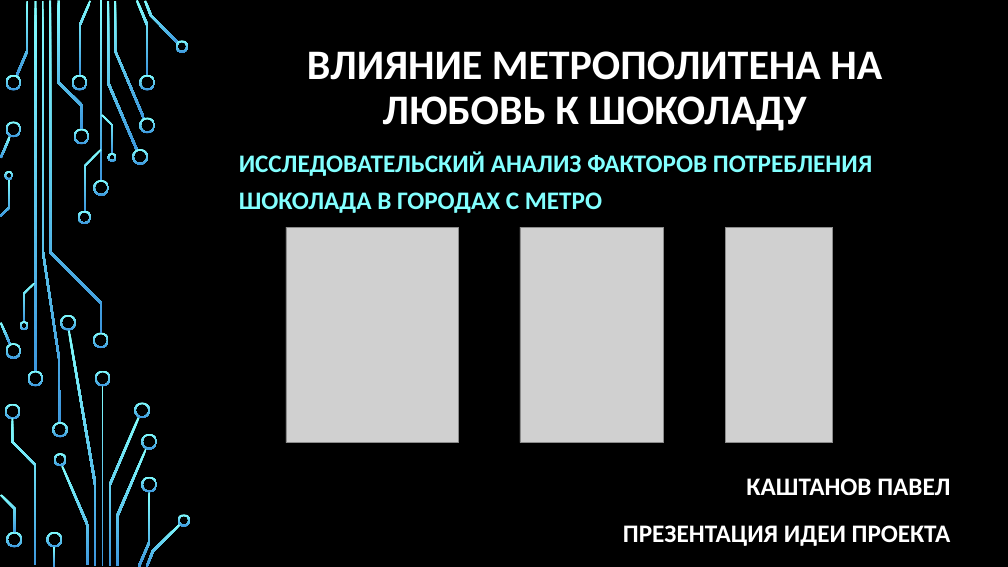
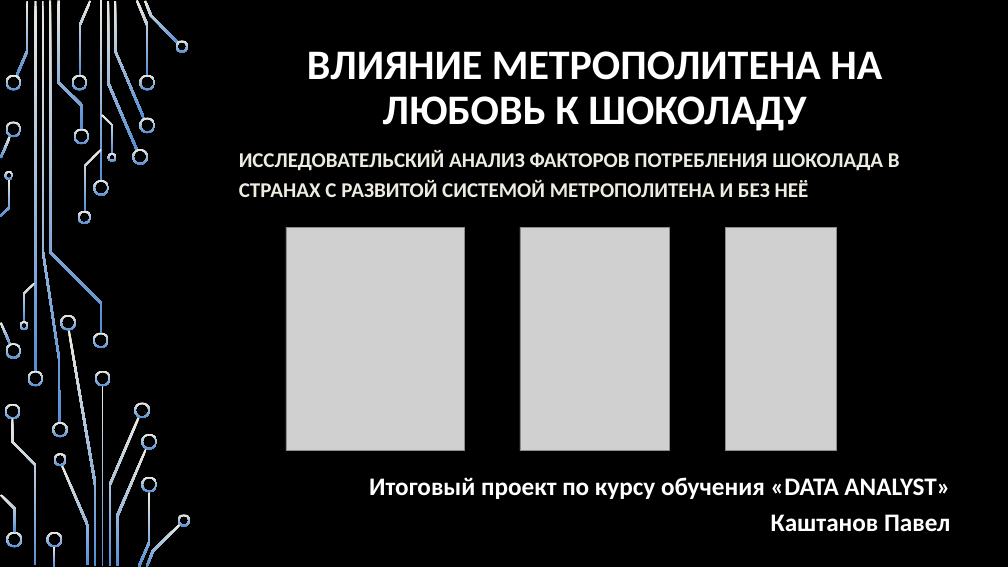
Before and after one commit to Paskored/Data-Analyst-Project_Kashtanov, a slide deck: slide 1 of Итоговая Презентация/Презентация 1.pptx. Drawn at 1008x567 pixels with LibreOffice and Linux fonts; fonts in the diff are those of the drawing; grey boxes stand for pictures; background and template pictures are left out. Boxes give left, top, right and bottom in pixels: in the first picture for what was removed or moved away, otherwise in the second. Text is boxed around its words. In the diff, an @@ line names an element or a change of style, - is before the commit and + after.

```diff
--- a/Итоговая Презентация/Презентация 1.pptx
+++ b/Итоговая Презентация/Презентация 1.pptx
@@ fill gradient #82FFFF to #3D97DE to gradient #EEECE1 to #558ED5 in 54 elements at [93, 180, 109, 196], [93, 333, 109, 349], [34, 1, 36, 371], [27, 371, 43, 386], [16, 1, 29, 76], [107, 2, 138, 150], [132, 149, 148, 165], [114, 1, 145, 119], [136, 0, 149, 76], [139, 117, 155, 133], [139, 75, 155, 91], [144, 1, 179, 44], [175, 40, 189, 52], [79, 1, 91, 76], [72, 75, 88, 91], [73, 129, 89, 144], [61, 465, 89, 566], [54, 453, 67, 466], [5, 75, 21, 91], [0, 322, 11, 344], [5, 343, 21, 359], [0, 136, 11, 159], [5, 122, 21, 138], [57, 1, 83, 129], [5, 404, 20, 420], [11, 418, 36, 565], [46, 532, 62, 547], [53, 547, 55, 567], [6, 532, 22, 547], [0, 495, 16, 533], [84, 149, 101, 212], [78, 211, 91, 225], [49, 1, 102, 333], [101, 114, 113, 154], [107, 153, 116, 162], [23, 283, 36, 322], [20, 321, 29, 330], [1, 179, 10, 216], [5, 171, 14, 180], [101, 386, 104, 566], [109, 417, 140, 566], [95, 371, 111, 386], [68, 330, 97, 566], [60, 315, 76, 330], [135, 402, 150, 418], [116, 448, 147, 566], [138, 492, 150, 567], [141, 434, 157, 450], [141, 476, 157, 492], [146, 523, 181, 567], [178, 514, 191, 526], [42, 1, 61, 423], [52, 422, 67, 437], [100, 1, 102, 181] @@
@@ subtitle at [239, 150, 900, 197]: text changed; size 24 to 20 pt; text colour #82FFFF to #EEECE1 @@
-ИССЛЕДОВАТЕЛЬСКИЙ АНАЛИЗ ФАКТОРОВ ПОТРЕБЛЕНИЯ ШОКОЛАДА В ГОРОДАХ С МЕТРО
+ИССЛЕДОВАТЕЛЬСКИЙ АНАЛИЗ ФАКТОРОВ ПОТРЕБЛЕНИЯ ШОКОЛАДА В СТРАНАХ С РАЗВИТОЙ СИСТЕМОЙ МЕТРОПОЛИТЕНА И БЕЗ НЕЁ
@@ picture: place and size @@
-picture at [286, 228, 458, 443]
+picture at [286, 228, 464, 451]
@@ picture: place and size @@
-picture at [520, 228, 664, 443]
+picture at [520, 228, 669, 451]
@@ picture: place and size @@
-picture at [725, 228, 833, 443]
+picture at [725, 228, 836, 451]
@@ text at [369, 477, 950, 532]: text changed @@
-КАШТАНОВ ПАВЕЛ
-ПРЕЗЕНТАЦИЯ ИДЕИ ПРОЕКТА
+Итоговый проект по курсу обучения «DATA ANALYST»
+Каштанов Павел
```
Also in this commit, not shown: 2 other slides changed, 20 slides added, 2 slides removed, 2 other files.
